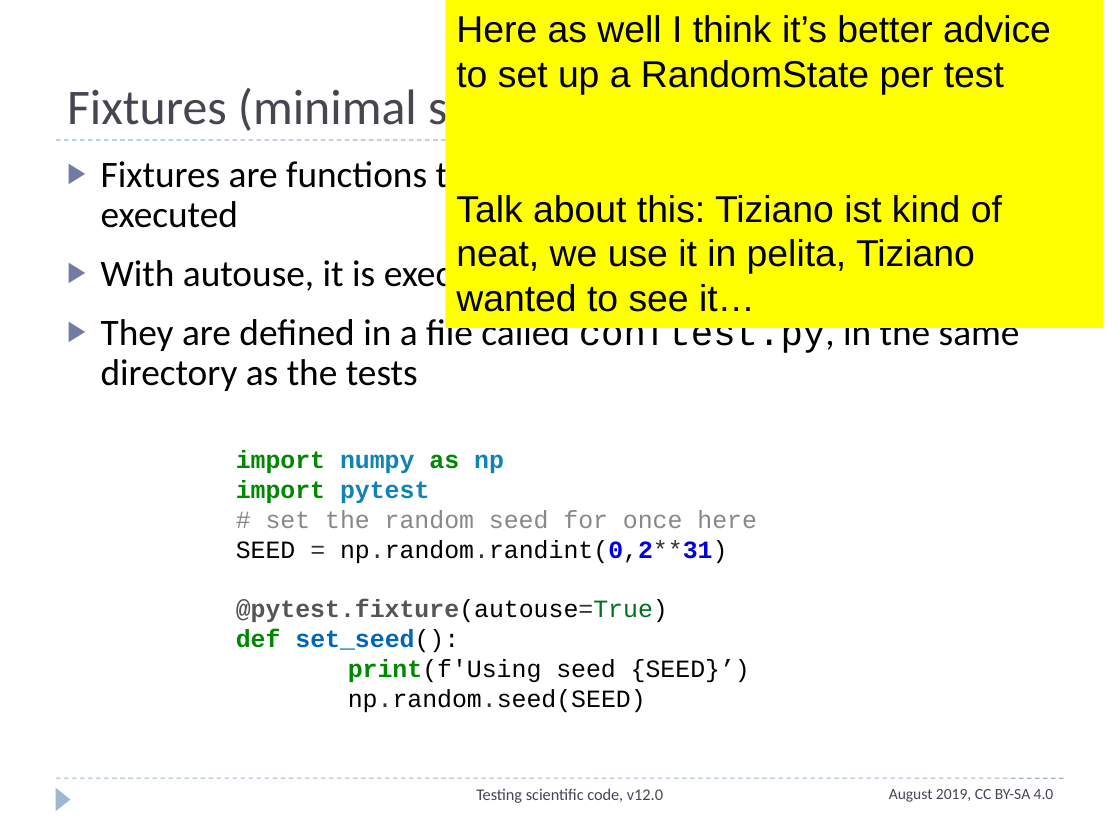
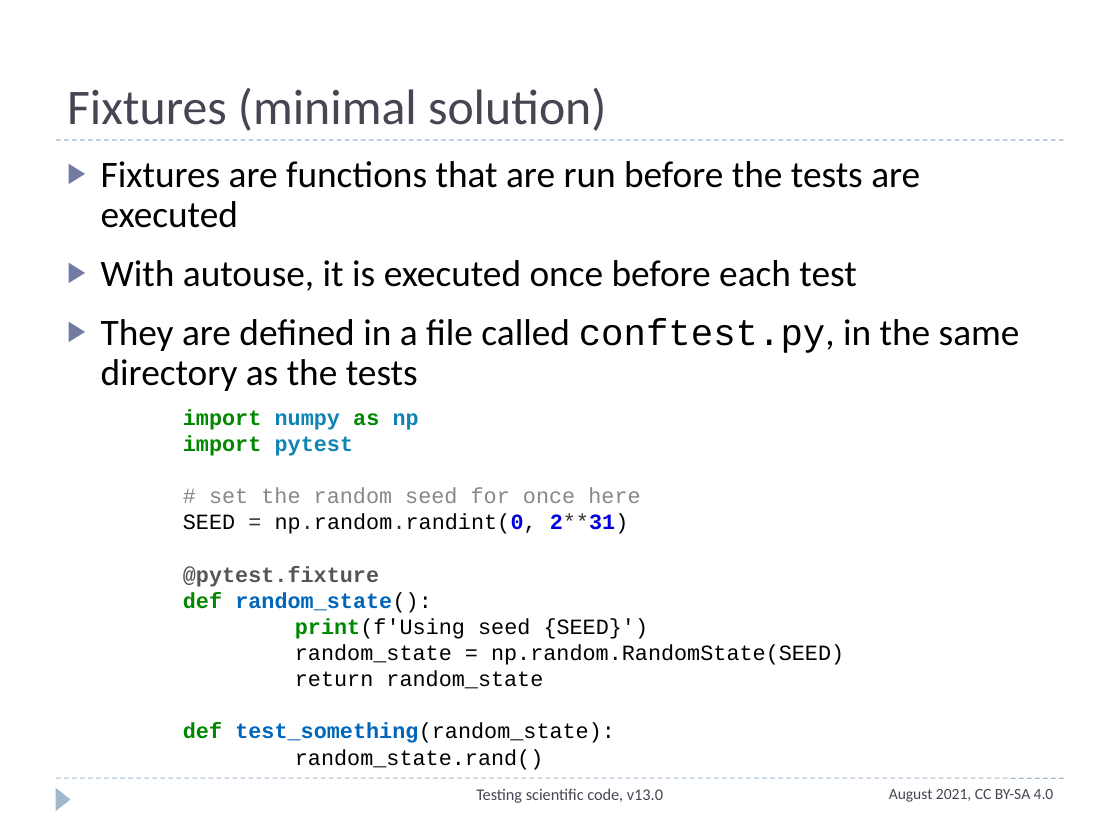
Before and after one commit to ASPP/testing_debugging_profiling, a slide deck: slide 26 of testing_part2.pptx (slide 23 before the commit). Drawn at 1120x840 pixels with LibreOffice and Linux fonts; fonts in the diff are those of the drawing. Boxes give left, top, right and bottom in pixels: in the first picture for what was removed or moved away, otherwise in the second. Text is boxed around its words. In the diff, an @@ line names an element or a change of style, - is before the commit and + after.

```diff
--- a/testing_part2.pptx
+++ b/testing_part2.pptx
@@ rectangle removed at (x1=446, y1=0, x2=1104, y2=328) @@
-Here as well I think it’s better advice to set up a RandomState per test
-Talk about this: Tiziano ist kind of neat, we use it in pelita, Tiziano wanted to see it…
@@ text "import numpy as np" moved from (x1=236, y1=450, x2=757, y2=712) to (x1=183, y1=409, x2=844, y2=770) @@
@@ text at (x1=183, y1=409, x2=640, y2=503): size 16 to 14 pt in "import numpy as np", "import pytest", "# set the random seed for once ..." @@
@@ text at (x1=183, y1=514, x2=844, y2=770): text changed; size 16 to 14 pt @@
-SEED = np.random.randint(0,2**31)
-@pytest.fixture(autouse=True)
-def set_seed():
-print(f'Using seed {SEED}’)
-np.random.seed(SEED)
+SEED = np.random.randint(0, 2**31)
+@pytest.fixture
+def random_state():
+print(f'Using seed {SEED}')
+random_state = np.random.RandomState(SEED)
+return random_state
+def test_something(random_state):
+random_state.rand()
@@ text at (x1=476, y1=788, x2=663, y2=803): text changed @@
-Testing scientific code, v12.0
+Testing scientific code, v13.0
@@ text at (x1=889, y1=789, x2=1054, y2=802): text changed @@
-August 2019, CC BY-SA 4.0
+August 2021, CC BY-SA 4.0
```
Also in this commit, not shown: 34 other slides changed, 1 slide added, 1 slide removed.
